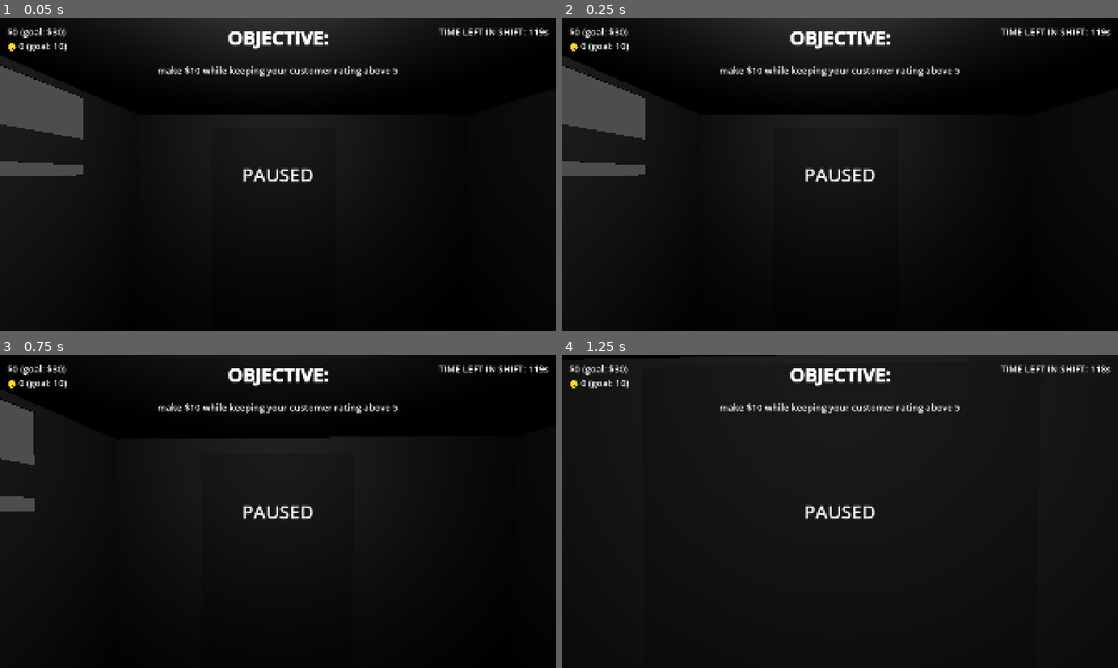
Above: before the commit, frames 1-4 (two rows, left to right).
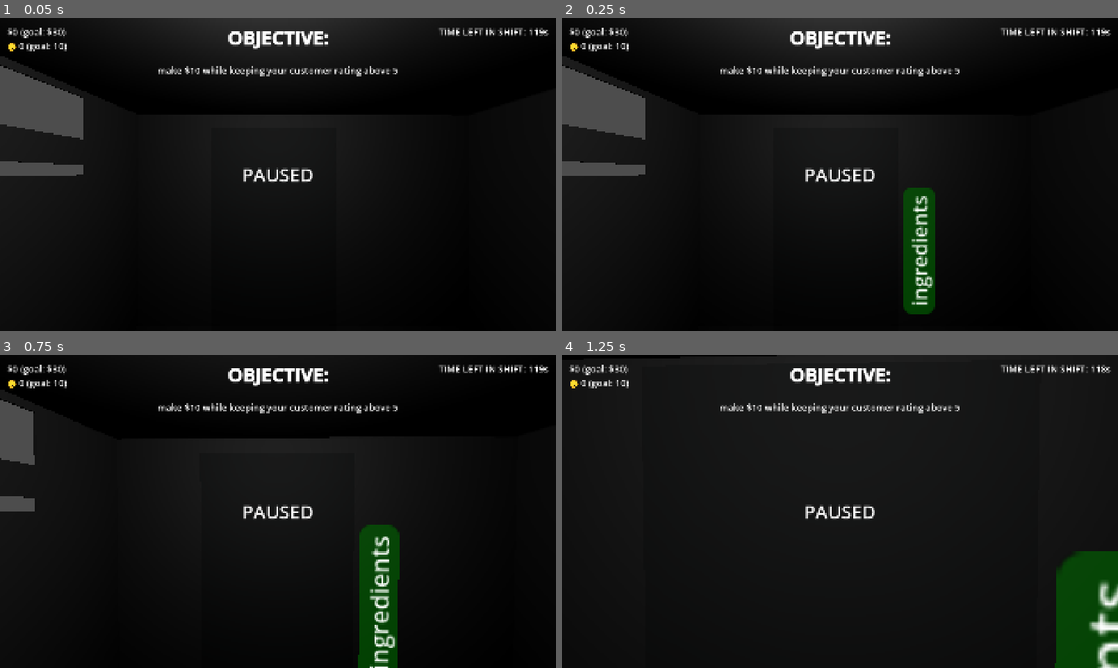
Above: after the commit, the same moments.

Repository: Sunday-Studio-Team/cafe
Game: Godot game, scene res://stationary_cafe.tscn
The game is run twice, just before and just after one commit, with the same random seed, the same clock (stepped at 60 frames per second) and the same inputs. This scene is started directly instead of the project's main scene.
Inputs (mouse positions are in pixels of both pictures, inside the frame that each line leads up to):
- Up to frame 1 (0.05 s): no input
- Up to frame 2 (0.25 s): no input
- Up to frame 3 (0.75 s): tap Enter at 0.5 s; move the mouse to (272, 517) at 0.52 s; hold W (move_forward) from 0.53 s (still down); hold E (interact) from 0.53 s (still down)
- Up to frame 4 (1.25 s): keep holding W (move_forward); keep holding E (interact)

Frame 1 is identical in both runs. In frame 2, 2.3% of the frame differs, in the area x 61-68%, y 54-95%; in frame 3, 3.2%; in frame 4, 4.0%, in the area x 88-100%, y 62-100%.
Error in both runs: Invalid assignment of property or key 'modulate' with value of type 'Color' on a base object of type 'Nil'. (res://ui.gd:43)

Commit message:
add refillable ingredients meters to machines
probably introduced some bugs lul

Diff:
--- a/godot/global.gd
+++ b/godot/global.gd
@@ -7,7 +7,14 @@
 @export var full_wrong_drink: Drink
 
 var player: Player
-var hovered_interactable: Interactable
+var hovered_interactable: Interactable:
+	get():
+		if hovered_interactable == null:
+			return
+		elif not hovered_interactable.is_inside_tree():
+			return null
+		else:
+			return hovered_interactable
 var main_scene: Node3D
 var customer_entry_spot: Marker3D
 var customer_leaving_spot: Marker3D
@@ -15,6 +22,7 @@
 var score_update_message: String
 var player_in_cctv_los := false
 var minigame_active := false
+var holding_ingredients := false
 
 
 func _ready() -> void:
--- /dev/null
+++ b/godot/ingredients_bag.gd
@@ -0,0 +1,9 @@
+extends Interactable
+
+
+func _on_interacted() -> void:
+	if Global.holding_ingredients:
+		return
+	super()
+	Global.holding_ingredients = true
+	queue_free()
--- /dev/null
+++ b/godot/ingredients_bag.tscn
@@ -0,0 +1,18 @@
+[gd_scene format=3 uid="uid://cg5fodl1y2je3"]
+
+[ext_resource type="Script" uid="uid://d2rhbxbiy6es6" path="res://ingredients_bag.gd" id="1_ernkv"]
+[ext_resource type="PackedScene" uid="uid://cr2t2yoape3ak" path="res://ingredients_bag_model.tscn" id="2_ernkv"]
+
+[sub_resource type="BoxShape3D" id="BoxShape3D_ernkv"]
+size = Vector3(0.2, 0.2, 0.2)
+
+[node name="IngredientsBag" type="Area3D" unique_id=1055430729 node_paths=PackedStringArray("mesh")]
+script = ExtResource("1_ernkv")
+display_name = "pick up ingredients"
+mesh = NodePath("IngredientsBag")
+metadata/_custom_type_script = "uid://cku66354bxktd"
+
+[node name="IngredientsBag" parent="." unique_id=2023250318 instance=ExtResource("2_ernkv")]
+
+[node name="CollisionShape3D" type="CollisionShape3D" parent="." unique_id=1132246766]
+shape = SubResource("BoxShape3D_ernkv")
--- /dev/null
+++ b/godot/ingredients_bag_model.tscn
@@ -0,0 +1,20 @@
+[gd_scene format=3 uid="uid://cr2t2yoape3ak"]
+
+[ext_resource type="Texture2D" uid="uid://sh0cu4gbokbo" path="res://sprites/ingredients_icon..png" id="1_4s4ns"]
+
+[sub_resource type="StandardMaterial3D" id="StandardMaterial3D_4s4ns"]
+albedo_color = Color(0.6039216, 0.5411765, 0.50980395, 1)
+
+[sub_resource type="PrismMesh" id="PrismMesh_431sx"]
+material = SubResource("StandardMaterial3D_4s4ns")
+size = Vector3(0.15, 0.15, 0.15)
+
+[node name="IngredientsBag" type="MeshInstance3D" unique_id=2023250318]
+transform = Transform3D(-4.371139e-08, 0, -1, 0, 1, 0, 1, 0, -4.371139e-08, 0, 0, 0)
+mesh = SubResource("PrismMesh_431sx")
+
+[node name="Label" type="Sprite3D" parent="." unique_id=1738799109]
+transform = Transform3D(-1.9670125e-08, -0.2380736, 0.63275146, 0, 0.459919, 0.32753903, -0.45000005, 2.4113184e-08, -1.789702e-08, 0.03778252, 0.0022725537, -0.0008851604)
+shaded = true
+texture_filter = 0
+texture = ExtResource("1_4s4ns")
--- a/godot/machine.gd
+++ b/godot/machine.gd
@@ -11,11 +11,14 @@
 @export var make_drink_button: Interactable
 @export var accept_button: Interactable
 @export var reject_button: Interactable
+@export var add_ing_button: Interactable
 @export var waiting_approval_indicator: Label3D
 @export var fix_machine_button: Interactable
 @export var breakdown_timer: Timer
 @export var breakdown_sound: AudioStreamPlayer3D
 @export var drink_customer_score_label: Label3D
+@export var ingredients_bar: ProgressBar
+@export var ing_too_low_label: Label3D
 
 var customer: Customer:
 	set(new_customer):
@@ -37,11 +40,14 @@
 var drink_score: int = 0
 var drink_correct: bool = false
 var broken_down: bool = false
+var max_ingredients: int = 100
+var ingredients = max_ingredients
 
 
 func _ready() -> void:
 	accept_button.interacted.connect(_on_accept_button_presssed)
 	reject_button.interacted.connect(_on_reject_button_pressed)
+	add_ing_button.interacted.connect(_on_add_ing_button_pressed)
 	make_drink_button.time_to_hold = Stats.time_to_manually_make_drink
 	make_drink_button.interacted.connect(_on_make_drink_button_pressed)
 	fix_machine_button.interacted.connect(_on_fix_machine_button_pressed)
@@ -64,11 +70,27 @@
 	accept_button.visible = waiting_for_response
 	reject_button.visible = waiting_for_response
 	make_drink_button.visible = waiting_for_response
+	add_ing_button.visible = Global.holding_ingredients
 	waiting_approval_indicator.visible = waiting_for_response
+	ingredients_bar.value = ingredients
+	if ingredients_bar.value < Stats.ingredients_per_order:
+		ing_too_low_label.show()
+		ingredients_bar.modulate = Color.RED
+		reject_button.display_name = "[color=pink]🚫not enough ingredients"
+	else:
+		ingredients_bar.modulate = Color.GREEN
+		ing_too_low_label.hide()
+		reject_button.display_name = "[color=red]reject drink (retry)"
 
 
 func start_order() -> void:
+	# (i think) we emit this before returning because it starts the customer
+	# wait timer
 	Events.customer_started_order.emit(customer)
+
+	if ingredients < Stats.ingredients_per_order:
+		return
+
 	if broken_down:
 		return
 
@@ -128,6 +150,7 @@
 
 
 func _on_order_finished() -> void:
+	ingredients -= Stats.ingredients_per_order
 	completed_order = null
 	if randf() < Stats.machine_accuracy:
 		completed_order = customers_order
@@ -179,6 +202,8 @@
 
 
 func _on_reject_button_pressed() -> void:
+	if ingredients < Stats.ingredients_per_order:
+		return
 	final_order_indicator.text = "order rejected! \n making a new drink"
 	timer.start()
 	progress_indicator.show()
@@ -201,6 +226,16 @@
 	_on_accept_button_presssed()
 
 
+func _on_add_ing_button_pressed() -> void:
+	Global.holding_ingredients = false
+	ingredients += Stats.ingredients_per_bag
+	if ingredients > max_ingredients:
+		ingredients = max_ingredients
+
+	if timer.is_stopped() and not broken_down and not waiting_for_response:
+		start_order()
+
+
 func _on_breakdown_timer_timeout() -> void:
 	customer_order_indicator.hide()
 	timer.stop()
--- a/godot/machine.tscn
+++ b/godot/machine.tscn
@@ -18,6 +18,9 @@
 [sub_resource type="ViewportTexture" id="ViewportTexture_6qesk"]
 viewport_path = NodePath("ProgressIndicator/SubViewport")
 
+[sub_resource type="ViewportTexture" id="ViewportTexture_llj37"]
+viewport_path = NodePath("IngredientsMeter/SubViewport")
+
 [sub_resource type="StandardMaterial3D" id="StandardMaterial3D_6qesk"]
 transparency = 1
 albedo_color = Color(0.61960787, 1, 0.60784316, 0.6862745)
@@ -47,7 +50,15 @@
 
 [sub_resource type="BoxShape3D" id="BoxShape3D_ioi8x"]
 
-[node name="Machine" type="Node3D" unique_id=1346980836 node_paths=PackedStringArray("spot_for_customer", "progress_indicator", "progress_bar", "timer", "customer_order_indicator", "final_order_indicator", "score_label", "make_drink_button", "accept_button", "reject_button", "waiting_approval_indicator", "fix_machine_button", "breakdown_timer", "breakdown_sound", "drink_customer_score_label")]
+[sub_resource type="StandardMaterial3D" id="StandardMaterial3D_yuuq8"]
+transparency = 1
+albedo_color = Color(1, 0.57254905, 0.57254905, 0.6862745)
+
+[sub_resource type="BoxMesh" id="BoxMesh_1hddr"]
+material = SubResource("StandardMaterial3D_yuuq8")
+size = Vector3(0.15, 0.15, 0.15)
+
+[node name="Machine" type="Node3D" unique_id=1346980836 node_paths=PackedStringArray("spot_for_customer", "progress_indicator", "progress_bar", "timer", "customer_order_indicator", "final_order_indicator", "score_label", "make_drink_button", "accept_button", "reject_button", "add_ing_button", "waiting_approval_indicator", "fix_machine_button", "breakdown_timer", "breakdown_sound", "drink_customer_score_label", "ingredients_bar", "ing_too_low_label")]
 script = ExtResource("1_6a4ke")
 spot_for_customer = NodePath("SpotForCustomer")
 progress_indicator = NodePath("ProgressIndicator")
@@ -59,11 +70,14 @@
 make_drink_button = NodePath("MakeDrinkButton")
 accept_button = NodePath("AcceptButton")
 reject_button = NodePath("RejectButton")
+add_ing_button = NodePath("AddIngButton")
 waiting_approval_indicator = NodePath("WaitingApprovalIndicator")
 fix_machine_button = NodePath("FixMachineButton")
 breakdown_timer = NodePath("BreakdownTimer")
 breakdown_sound = NodePath("BreakdownSound")
 drink_customer_score_label = NodePath("DrinkCustomerScoreLabel")
+ingredients_bar = NodePath("IngredientsMeter/SubViewport/MarginContainer/ProgressBar")
+ing_too_low_label = NodePath("IngTooLow")
 
 [node name="MeshInstance3D" type="MeshInstance3D" parent="." unique_id=1391845402]
 transform = Transform3D(1, 0, 0, 0, 1, 0, 0, 0, 1, 0, 0.90000004, 0.5)
@@ -116,59 +130,100 @@
 transform = Transform3D(1, 0, 0, 0, 1, 0, 0, 0, 1, 0.27403152, 1.0993592, 1.1413068)
 text = "+1"
 
-[node name="AcceptButton" type="Area3D" parent="." unique_id=600817850 node_paths=PackedStringArray("mesh")]
-transform = Transform3D(1, 0, 0, 0, 1, 0, 0, 0, 1, 0.25, 0.874, 1.0090001)
-collision_layer = 2
-collision_mask = 0
-script = ExtResource("5_ioi8x")
-display_name = "[color=green]approve drink"
-mesh = NodePath("MeshInstance3D")
-
-[node name="MeshInstance3D" type="MeshInstance3D" parent="AcceptButton" unique_id=900902096]
-mesh = SubResource("BoxMesh_ioi8x")
-
-[node name="CollisionShape3D" type="CollisionShape3D" parent="AcceptButton" unique_id=1423337175]
-shape = SubResource("BoxShape3D_loq51")
-
-[node name="MakeDrinkButton" type="Area3D" parent="." unique_id=1329158865 node_paths=PackedStringArray("mesh")]
-transform = Transform3D(1, 0, 0, 0, 1, 0, 0, 0, 1, -0.0023542345, 1.0213691, 0.97740984)
-collision_layer = 2
-collision_mask = 0
-script = ExtResource("5_ioi8x")
-display_name = "[color=yellow]remake drink by hand"
-mesh = NodePath("MeshInstance3D")
-hold_to_interact = true
-keep_progress_on_interrupt = true
-time_to_hold = 3.0
-
-[node name="MeshInstance3D" type="MeshInstance3D" parent="MakeDrinkButton" unique_id=432966545]
-transform = Transform3D(1, 0, 0, 0, 1, 0, 0, 0, 1, 0, 0.12589586, 0.03169334)
-mesh = SubResource("BoxMesh_6qesk")
-
-[node name="CollisionShape3D" type="CollisionShape3D" parent="MakeDrinkButton" unique_id=1991787089]
-transform = Transform3D(1, 0, 0, 0, 1, 0, 0, 0, 1, 0, 0.20000005, 0)
-shape = SubResource("BoxShape3D_loq51")
-
-[node name="RejectButton" type="Area3D" parent="." unique_id=410108366 node_paths=PackedStringArray("mesh")]
-transform = Transform3D(1, 0, 0, 0, 1, 0, 0, 0, 1, -0.255, 0.874, 1.0090001)
-collision_layer = 2
-collision_mask = 0
-script = ExtResource("5_ioi8x")
-display_name = "[color=red]reject drink (retry)"
-mesh = NodePath("MeshInstance3D")
-
-[node name="MeshInstance3D" type="MeshInstance3D" parent="RejectButton" unique_id=160359694]
-mesh = SubResource("BoxMesh_llj37")
-
-[node name="CollisionShape3D" type="CollisionShape3D" parent="RejectButton" unique_id=1863884231]
-shape = SubResource("BoxShape3D_loq51")
-
 [node name="WaitingApprovalIndicator" type="Label3D" parent="." unique_id=879957228]
 transform = Transform3D(1, 0, 0, 0, 1, 0, 0, 0, 1, 0, 0.59999996, 1.2)
 text = "order complete!
 waiting for approval ^"
 font_size = 16
 
+[node name="IngredientsMeter" type="Sprite3D" parent="." unique_id=620646674]
+transform = Transform3D(1.3113416e-07, -1, 0, 1, 1.3113416e-07, 0, 0, 0, 1, 0.6548946, 0.8076456, 0.76289916)
+texture = SubResource("ViewportTexture_llj37")
+
+[node name="SubViewport" type="SubViewport" parent="IngredientsMeter" unique_id=1895087231]
+transparent_bg = true
+size = Vector2i(100, 25)
+
+[node name="MarginContainer" type="MarginContainer" parent="IngredientsMeter/SubViewport" unique_id=1990942971]
+anchors_preset = 15
+anchor_right = 1.0
+anchor_bottom = 1.0
+grow_horizontal = 2
+grow_vertical = 2
+
+[node name="ProgressBar" type="ProgressBar" parent="IngredientsMeter/SubViewport/MarginContainer" unique_id=159870079]
+layout_mode = 2
+size_flags_vertical = 1
+value = 100.0
+show_percentage = false
+
+[node name="Label" type="Label" parent="IngredientsMeter/SubViewport/MarginContainer" unique_id=156026625]
+layout_mode = 2
+text = "ingredients"
+horizontal_alignment = 1
+
+[node name="DrinkCustomerScoreLabel" type="Label3D" parent="." unique_id=434807514]
+transform = Transform3D(0.98999906, -0.14107402, 0, 0.14107402, 0.98999906, 0, 0, 0, 1, 0.65134853, 1.0347569, 1.0733647)
+
+[node name="IngTooLow" type="Label3D" parent="." unique_id=1911355806]
+transform = Transform3D(0.75122947, -0.66004103, 0, 0.66004103, 0.75122947, 0, 0, 0, 1, 1.3784734, 1.4826432, 0.73625064)
+modulate = Color(1, 0.44705883, 0.44705883, 1)
+text = "❗️out of ingredients
+<- please refill!"
+
+[node name="SpotLight3D" type="SpotLight3D" parent="IngTooLow" unique_id=118984038]
+transform = Transform3D(0.74367034, -2.9223102e-08, 0.6685466, -0.6685466, -3.2506854e-08, 0.74367034, -5.663658e-15, -1, -4.3711385e-08, -0.7936928, -0.09933591, 0.026648521)
+light_color = Color(0.9411765, 0.5058824, 0.5058824, 1)
+light_energy = 2.0
+shadow_enabled = true
+
+[node name="AcceptButton" type="Area3D" parent="." unique_id=600817850 node_paths=PackedStringArray("mesh")]
+transform = Transform3D(1, 0, 0, 0, 1, 0, 0, 0, 1, 0.25, 0.874, 1.0090001)
+collision_layer = 2
+collision_mask = 0
+script = ExtResource("5_ioi8x")
+display_name = "[color=green]approve drink"
+mesh = NodePath("MeshInstance3D")
+
+[node name="MeshInstance3D" type="MeshInstance3D" parent="AcceptButton" unique_id=900902096]
+mesh = SubResource("BoxMesh_ioi8x")
+
+[node name="CollisionShape3D" type="CollisionShape3D" parent="AcceptButton" unique_id=1423337175]
+shape = SubResource("BoxShape3D_loq51")
+
+[node name="MakeDrinkButton" type="Area3D" parent="." unique_id=1329158865 node_paths=PackedStringArray("mesh")]
+transform = Transform3D(1, 0, 0, 0, 1, 0, 0, 0, 1, -0.0023542345, 1.0213691, 0.97740984)
+collision_layer = 2
+collision_mask = 0
+script = ExtResource("5_ioi8x")
+display_name = "[color=yellow]remake drink by hand"
+mesh = NodePath("MeshInstance3D")
+hold_to_interact = true
+keep_progress_on_interrupt = true
+time_to_hold = 3.0
+
+[node name="MeshInstance3D" type="MeshInstance3D" parent="MakeDrinkButton" unique_id=432966545]
+transform = Transform3D(1, 0, 0, 0, 1, 0, 0, 0, 1, 0, 0.12589586, 0.03169334)
+mesh = SubResource("BoxMesh_6qesk")
+
+[node name="CollisionShape3D" type="CollisionShape3D" parent="MakeDrinkButton" unique_id=1991787089]
+transform = Transform3D(1, 0, 0, 0, 1, 0, 0, 0, 1, 0, 0.20000005, 0)
+shape = SubResource("BoxShape3D_loq51")
+
+[node name="RejectButton" type="Area3D" parent="." unique_id=410108366 node_paths=PackedStringArray("mesh")]
+transform = Transform3D(1, 0, 0, 0, 1, 0, 0, 0, 1, -0.255, 0.874, 1.0090001)
+collision_layer = 2
+collision_mask = 0
+script = ExtResource("5_ioi8x")
+display_name = "[color=red]reject drink (retry)"
+mesh = NodePath("MeshInstance3D")
+
+[node name="MeshInstance3D" type="MeshInstance3D" parent="RejectButton" unique_id=160359694]
+mesh = SubResource("BoxMesh_llj37")
+
+[node name="CollisionShape3D" type="CollisionShape3D" parent="RejectButton" unique_id=1863884231]
+shape = SubResource("BoxShape3D_loq51")
+
 [node name="FixMachineButton" type="Area3D" parent="." unique_id=885014159]
 transform = Transform3D(1, 0, 0, 0, 1, 0, 0, 0, 1, 0, 1.1154252, 1.2234292)
 visible = false
@@ -192,8 +247,18 @@
 light_energy = 2.0
 shadow_enabled = true
 
-[node name="DrinkCustomerScoreLabel" type="Label3D" parent="." unique_id=434807514]
-transform = Transform3D(0.98999906, -0.14107402, 0, 0.14107402, 0.98999906, 0, 0, 0, 1, 0.65134853, 1.0347569, 1.0733647)
+[node name="AddIngButton" type="Area3D" parent="." unique_id=644204256 node_paths=PackedStringArray("mesh")]
+transform = Transform3D(1, 0, 0, 0, 1, 0, 0, 0, 1, 0.89250463, 0.9077126, 0.89125085)
+script = ExtResource("5_ioi8x")
+display_name = "[color=pink]refill ingredients"
+mesh = NodePath("MeshInstance3D")
+metadata/_custom_type_script = "uid://cku66354bxktd"
+
+[node name="MeshInstance3D" type="MeshInstance3D" parent="AddIngButton" unique_id=1086695979]
+mesh = SubResource("BoxMesh_1hddr")
+
+[node name="CollisionShape3D" type="CollisionShape3D" parent="AddIngButton" unique_id=1205924170]
+shape = SubResource("BoxShape3D_loq51")
 
 [node name="BreakdownSound" type="AudioStreamPlayer3D" parent="." unique_id=1834188427]
 stream = ExtResource("6_llj37")
--- a/godot/main.tscn
+++ b/godot/main.tscn
@@ -2,6 +2,7 @@
 
 [ext_resource type="Script" uid="uid://mncpikkcm8wd" path="res://main.gd" id="1_ig7tw"]
 [ext_resource type="PackedScene" uid="uid://cn12vpm4btpmx" path="res://machine.tscn" id="2_0xm2m"]
+[ext_resource type="PackedScene" uid="uid://cg5fodl1y2je3" path="res://ingredients_bag.tscn" id="3_2cqfq"]
 [ext_resource type="PackedScene" uid="uid://dp7t0dh80ct1r" path="res://customer.tscn" id="3_h2yge"]
 [ext_resource type="PackedScene" uid="uid://dhmqo5yinqk0t" path="res://desk.tscn" id="3_vivmo"]
 [ext_resource type="PackedScene" uid="uid://c01lyg34g6sxd" path="res://player.tscn" id="4_1bvp3"]
@@ -34,6 +35,15 @@
 transparency = 1
 albedo_color = Color(1, 1, 1, 0.29411766)
 
+[sub_resource type="StandardMaterial3D" id="StandardMaterial3D_2cqfq"]
+albedo_color = Color(0.96862745, 0.43137255, 0.43137255, 1)
+
+[sub_resource type="TextMesh" id="TextMesh_yaehf"]
+material = SubResource("StandardMaterial3D_2cqfq")
+text = "store room"
+pixel_size = 0.025
+depth = 0.025
+
 [sub_resource type="StyleBoxFlat" id="StyleBoxFlat_272bh"]
 content_margin_left = 5.0
 content_margin_top = 5.0
@@ -165,6 +175,50 @@
 transform = Transform3D(1, 0, 0, 0, 1, 0, 0, 0, 1, 0.099999905, 1.5, -0.05000019)
 operation = 2
 size = Vector3(14.9, 2.9, 9)
+
+[node name="StoreRoom" type="CSGCombiner3D" parent="Building" unique_id=1595009912]
+transform = Transform3D(1, 0, 0, 0, 1, 0, 0, 0, 1, -5.010478, 0, 16.887238)
+use_collision = true
+
+[node name="Room" type="CSGBox3D" parent="Building/StoreRoom" unique_id=909590115]
+transform = Transform3D(1, 0, 0, 0, 1, 0, 0, 0, 1, 0, 1.5, 0)
+size = Vector3(5, 3, 7)
+
+[node name="Void" type="CSGBox3D" parent="Building/StoreRoom" unique_id=2142819468]
+transform = Transform3D(1, 0, 0, 0, 1, 0, 0, 0, 1, 0, 1.5, 0)
+operation = 2
+size = Vector3(4.9, 2.9, 6.9)
+
+[node name="Door" type="CSGBox3D" parent="Building/StoreRoom" unique_id=1960340312]
+transform = Transform3D(1, 0, 0, 0, 1, 0, 0, 0, 1, 1, 0.99999994, -3.4918575)
+operation = 2
+size = Vector3(1.5, 2, 0.1)
+
+[node name="Shelf" type="CSGBox3D" parent="Building/StoreRoom" unique_id=1245730084]
+transform = Transform3D(1, 0, 0, 0, 1, 0, 0, 0, 1, 0, 0.7501247, 2.9653435)
+size = Vector3(5, 0.1, 1)
+
+[node name="IngredientsBag" parent="Building/StoreRoom/Shelf" unique_id=1055430729 instance=ExtResource("3_2cqfq")]
+transform = Transform3D(-1, 0, -8.742278e-08, 0, 1, 0, 8.742278e-08, 0, -1, 0.34170055, 0.13795435, -0.33964348)
+
+[node name="IngredientsBag2" parent="Building/StoreRoom/Shelf" unique_id=2124672681 instance=ExtResource("3_2cqfq")]
+transform = Transform3D(-1, 0, -8.742278e-08, 0, 1, 0, 8.742278e-08, 0, -1, 0.6065731, 0.13795435, -0.33964348)
+
+[node name="IngredientsBag3" parent="Building/StoreRoom/Shelf" unique_id=1010227544 instance=ExtResource("3_2cqfq")]
+transform = Transform3D(-0.9659258, 0, 0.25881895, 0, 1, 0, -0.25881895, 0, -0.9659258, 0.34170055, 0.13795435, -0.0006752014)
+
+[node name="IngredientsBag4" parent="Building/StoreRoom/Shelf" unique_id=2124867904 instance=ExtResource("3_2cqfq")]
+transform = Transform3D(-0.8660253, 0, -0.50000006, 0, 1, 0, 0.50000006, 0, -0.8660253, 0.024939537, 0.13795435, -0.40213585)
+
+[node name="IngredientsBag5" parent="Building/StoreRoom/Shelf" unique_id=587147078 instance=ExtResource("3_2cqfq")]
+transform = Transform3D(-0.7071068, 0, 0.7071067, 0, 1, 0, -0.7071067, 0, -0.7071068, -0.22939682, 0.13795435, -0.33964348)
+
+[node name="IngredientsBag6" parent="Building/StoreRoom/Shelf" unique_id=1023406345 instance=ExtResource("3_2cqfq")]
+transform = Transform3D(-1, 0, -8.742278e-08, 0, 1, 0, 8.742278e-08, 0, -1, 0.8866453, 0.13795435, -0.11124611)
+
+[node name="Sign" type="MeshInstance3D" parent="Building/StoreRoom" unique_id=1748779659]
+transform = Transform3D(-1, 0, -8.742278e-08, 0, 1, 0, 8.742278e-08, 0, -1, 1.0216227, 2.1822639, -3.5186043)
+mesh = SubResource("TextMesh_yaehf")
 
 [node name="Desk" parent="Building" unique_id=1519674799 instance=ExtResource("3_vivmo")]
 transform = Transform3D(1, 0, 0, 0, 1, 0, 0, 0, 1, 6.583761, 0, 5)
--- a/godot/player.gd
+++ b/godot/player.gd
@@ -10,6 +10,7 @@
 @export var camera: Camera3D
 @export var aiming_ray: RayCast3D
 @export var movement_enabled: bool = true
+@export var ingredients_bag: MeshInstance3D
 
 # this is a var separate to the const cos it changes when sprint etc
 var move_speed := DEFAULT_MOVE_SPEED
@@ -45,6 +46,7 @@
 	#handle_footstep_sounds()
 	#tilt_camera()
 	move_and_slide()
+	handle_ingredients_bag_visibility()
 
 
 func _unhandled_input(event: InputEvent) -> void:
@@ -150,3 +152,7 @@
 
 	var local_velocity = basis.transposed() * velocity
 	camera.rotation_degrees.z = -local_velocity.x * TILT_AMOUNT
+
+
+func handle_ingredients_bag_visibility() -> void:
+	ingredients_bag.visible = Global.holding_ingredients
--- a/godot/player.tscn
+++ b/godot/player.tscn
@@ -1,15 +1,17 @@
 [gd_scene format=3 uid="uid://c01lyg34g6sxd"]
 
 [ext_resource type="Script" uid="uid://deaoq82qeackq" path="res://player.gd" id="1_4flbx"]
+[ext_resource type="PackedScene" uid="uid://cr2t2yoape3ak" path="res://ingredients_bag_model.tscn" id="2_onrkg"]
 
 [sub_resource type="CapsuleShape3D" id="CapsuleShape3D_onrkg"]
 radius = 0.25
 height = 1.7
 
-[node name="Player" type="CharacterBody3D" unique_id=1025923804 node_paths=PackedStringArray("camera", "aiming_ray")]
+[node name="Player" type="CharacterBody3D" unique_id=1025923804 node_paths=PackedStringArray("camera", "aiming_ray", "ingredients_bag")]
 script = ExtResource("1_4flbx")
 camera = NodePath("Camera3D")
 aiming_ray = NodePath("Camera3D/RayCast3D")
+ingredients_bag = NodePath("Camera3D/IngredientsBag")
 
 [node name="CollisionShape3D" type="CollisionShape3D" parent="." unique_id=2095059819]
 transform = Transform3D(1, 0, 0, 0, 1, 0, 0, 0, 1, 0, 0.9, 0)
@@ -26,3 +28,9 @@
 hit_from_inside = true
 collide_with_areas = true
 collide_with_bodies = false
+
+[node name="IngredientsBag" parent="Camera3D" unique_id=2023250318 instance=ExtResource("2_onrkg")]
+transform = Transform3D(-4.371139e-08, 0, -1, 0, 1, 0, 1, 0, -4.371139e-08, 0.2521928, -0.24627936, -0.42260942)
+visible = false
+
+[node name="Sprite3D" type="Sprite3D" parent="." unique_id=2008160580]
--- a/godot/stats.gd
+++ b/godot/stats.gd
@@ -40,3 +40,5 @@
 		await get_tree().process_frame
 		Global.score_update_message = ""
 var employee_rating_goal := 10
+var ingredients_per_order := 22
+var ingredients_per_bag := 50
Not shown, added: godot/ingredients_bag.gd.uid
Binary file added: godot/sprites/ingredients_icon..png
Not shown, added: godot/sprites/ingredients_icon..png.import
